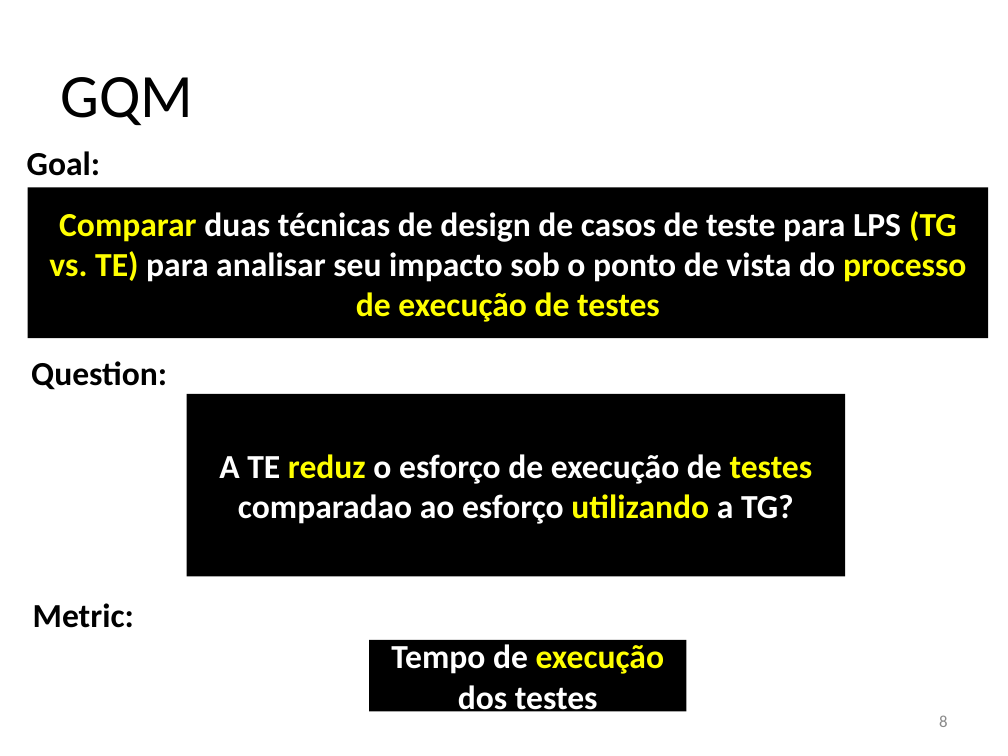
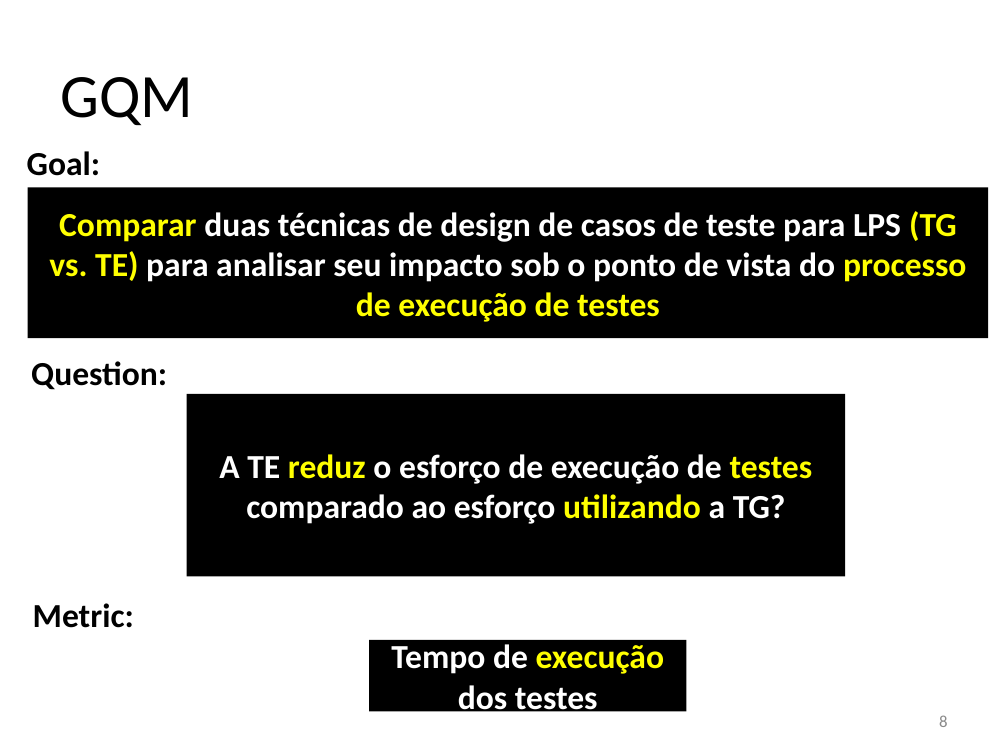
Before and after one commit to rcaa/ProjetoEstatistica2013, a slide deck: slide 8 of presentation/presentation.ppt. Drawn at 1008x756 pixels with LibreOffice and Linux fonts; fonts in the diff are those of the drawing. Boxes give left, top, right and bottom in pixels: in the first picture for what was removed or moved away, otherwise in the second. Text is boxed around its words. In the diff, an @@ line names an element or a change of style, - is before the commit and + after.

```diff
--- a/presentation/presentation.ppt
+++ b/presentation/presentation.ppt
@@ text in rectangle at [219,454,813,524]: text changed @@
-A TE reduz o esforço de execução de testes comparadao ao esforço utilizando a TG?
+A TE reduz o esforço de execução de testes comparado ao esforço utilizando a TG?
```
Also in this commit, not shown: 4 other slides changed.
